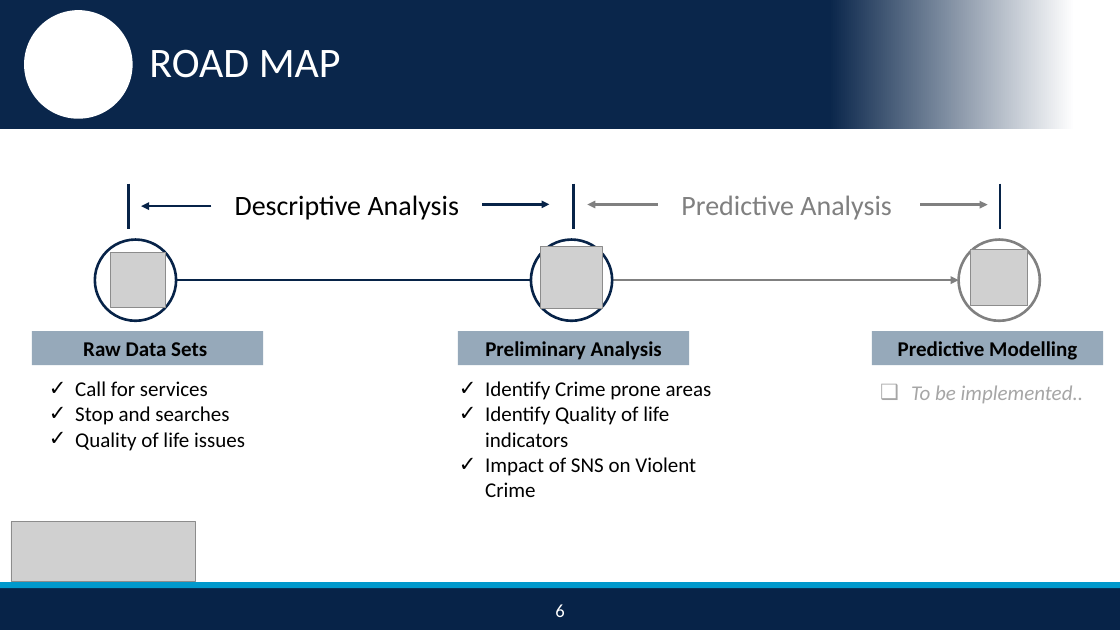
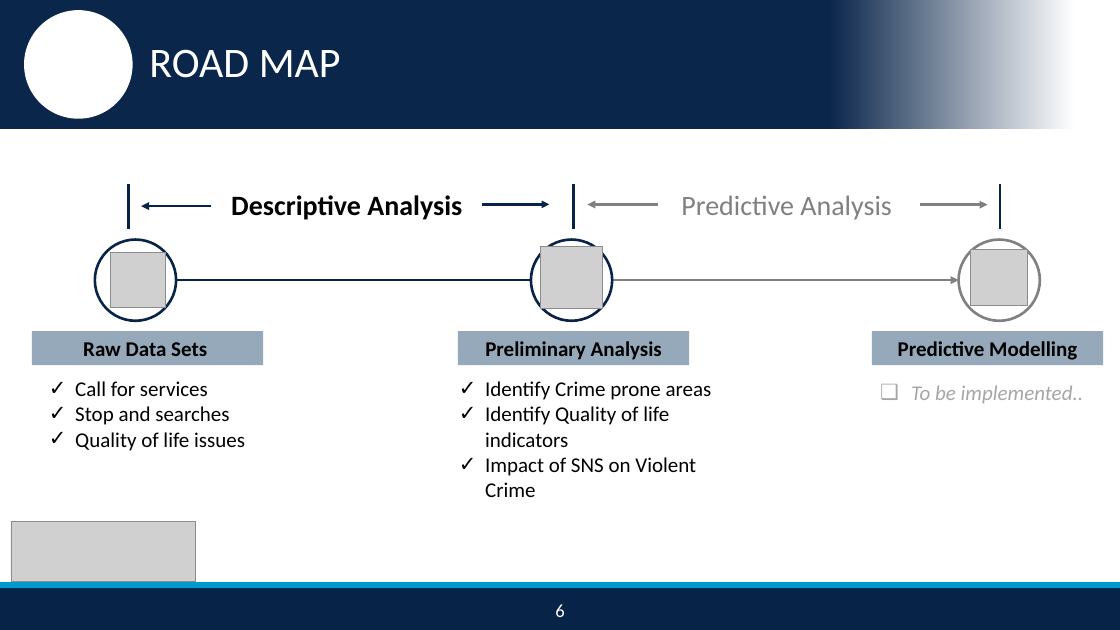
Before and after one commit to nikhilba/NOLA, a slide deck: slide 7 of Presentation/NOLA_Midterm_Presentation_v1.2.pptx. Drawn at 1120x630 pixels with LibreOffice and Linux fonts; fonts in the diff are those of the drawing; grey boxes stand for pictures; background and template pictures are left out. Boxes give left, top, right and bottom in pixels: in the first picture for what was removed or moved away, otherwise in the second. Text is boxed around its words. In the diff, an @@ line names an element or a change of style, - is before the commit and + after.

```diff
--- a/Presentation/NOLA_Midterm_Presentation_v1.2.pptx
+++ b/Presentation/NOLA_Midterm_Presentation_v1.2.pptx
@@ text "Descriptive Analysis" at (231,195,462,220): bold on @@
```
Also in this commit, not shown: 5 other slides changed.
